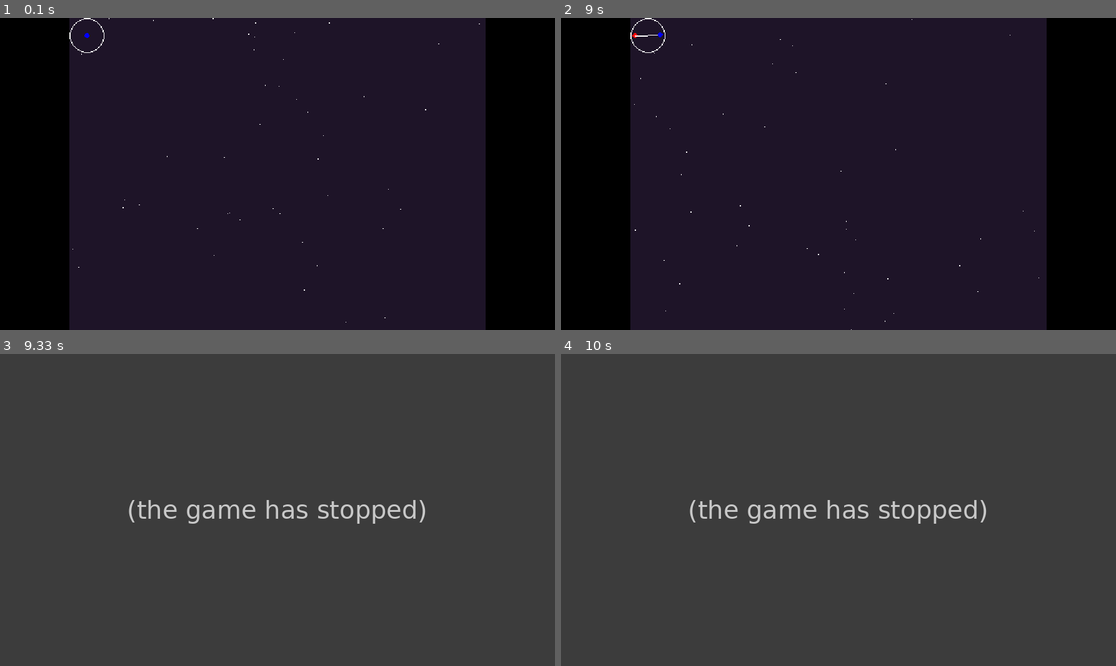
Above: before the commit, frames 1-4 (two rows, left to right).
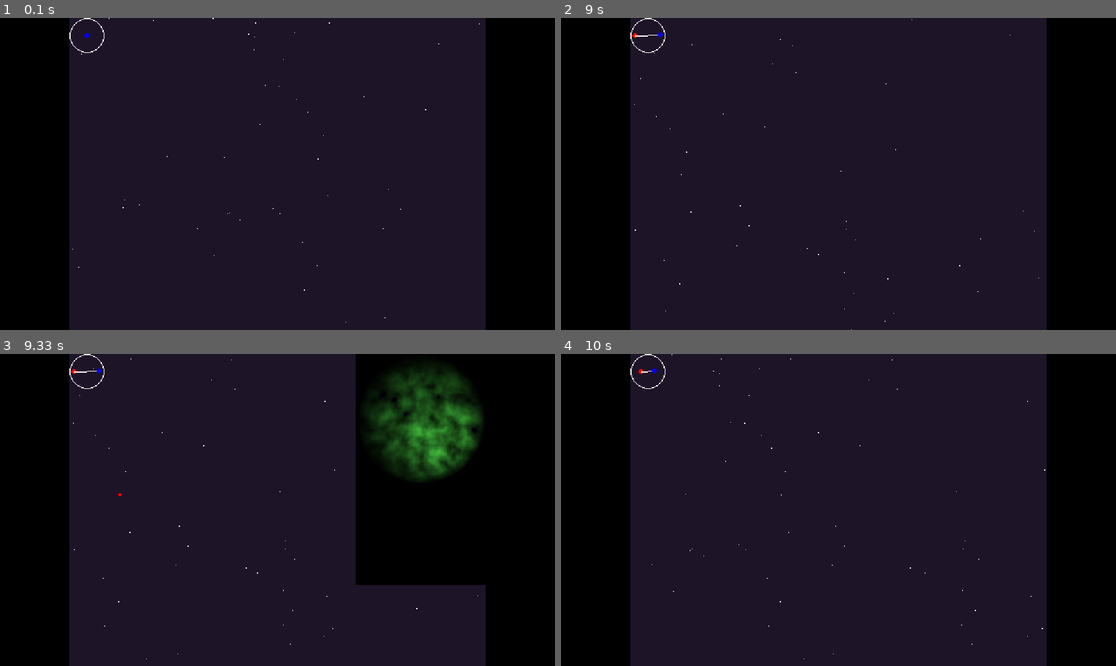
Above: after the commit, the same moments.

Repository: milktheinternet/pygameSummerJam2024
Game: pygame game, started from game.py
Two runs of this game, one before a commit and one after it. Both use one fixed random seed, a clock stepped at 60 frames per second and the inputs below.
Inputs (mouse positions are in pixels of both pictures, inside the frame that each line leads up to):
- Up to frame 1 (0.1 s): no input
- Up to frame 2 (9 s): hold D 0.33-0.8 s; move the mouse to (816, 186) at 0.37 s; hold W 0.83-1.13 s; move the mouse to (1016, 164) at 0.87 s; hold D 1.17-1.63 s; move the mouse to (705, 177) at 1.2 s; hold A 1.67-2.2 s; move the mouse to (666, 127) at 1.7 s; hold S 2.23-2.53 s; move the mouse to (921, 64) at 2.27 s; hold A 2.57-2.97 s; move the mouse to (905, 202) at 2.6 s; hold W 3-3.37 s; move the mouse to (849, 67) at 3.03 s; hold D 3.4-4.03 s; move the mouse to (638, 164) at 3.43 s; hold S 4.07-4.43 s; move the mouse to (844, 208) at 4.1 s; hold A 4.47-4.93 s; move the mouse to (821, 120) at 4.5 s; hold D 4.97-5.43 s; move the mouse to (982, 223) at 5 s; hold W 5.47-5.77 s; move the mouse to (749, 71) at 5.5 s; hold D 5.8-6.27 s; move the mouse to (982, 145) at 5.83 s; hold A 6.3-6.83 s; move the mouse to (627, 105) at 6.33 s; hold S 6.87-7.17 s; move the mouse to (1038, 149) at 6.9 s; hold A 7.2-7.6 s; move the mouse to (955, 117) at 7.23 s; hold W 7.63-8 s; move the mouse to (1032, 236) at 7.67 s; hold D 8.03-8.67 s; move the mouse to (672, 67) at 8.07 s; hold S from 8.7 s (still down); move the mouse to (866, 161) at 8.73 s
- Up to frame 3 (9.33 s): release S at 9.07 s; click (116, 491) at 9.15 s
- Up to frame 4 (10 s): hold A 9.43-9.9 s; click (716, 453) at 9.52 s; hold D from 9.93 s (still down); move the mouse to (755, 600) at 9.97 s

Frames 1-2 are identical in both runs. In frame 3, 100% of the frame differs, in the area x 0-100%, y 0-100%; in frame 4, 100%.
Error before the commit: TypeError: gen_planet() takes from 1 to 3 positional arguments but 4 were given (gamecard.py...; the game stopped at 9.15 s (later frames are placeholders)

Commit message:
updated planet generation

Diff:
--- a/game.py
+++ b/game.py
@@ -1,21 +1,24 @@
 import pygame as pg
+__import__('os').environ['PYGAME_HIDE_SUPPORT_PROMPT'] = 'TRUE'
+pg.init()
+
 from gamemath import *
 from gamedisplay import Display
 from gamecard import Card
-
-__import__('os').environ['PYGAME_HIDE_SUPPORT_PROMPT'] = 'TRUE'
-pg.init()
-
 
 class Star(Vector):
     def __init__(self):
         super().__init__()
         self.rendered_at = Vector()
 
-        self.MODE_NORMAL, self.MODE_HOVER, self.MODE_SELECT, self.MODE_ACTIVE = 'normal hover select active'.split()
+        self.MODE_NORMAL, self.MODE_HOVER, self.MODE_SELECT, self.MODE_ACTIVE, self.MODE_ZOOM_IN, self.MODE_ZOOM_OUT = \
+            'normal hover select active zoom-in zoom-out'.split()
         self.mode = self.MODE_NORMAL
 
         self.card = None
+
+        self.zoom_anim_time = 0
+        self.zoom_anim_duration = 0
 
     def random(self):
         self.x, self.y = (super().random() * tau).tuple
@@ -28,6 +31,7 @@
                 if game.click_inst:
                     self.mode = self.MODE_SELECT
                     game.selected_star = self
+                    game.click_inst = False
                 else:
                     self.mode = self.MODE_HOVER
             else:
@@ -43,16 +47,18 @@
         if 0 <= x < dis.res.x and 0 <= y < dis.res.y:
             if self.mode == self.MODE_SELECT:
                 if not self.card:
-                    self.card = Card(self)
+                    self.card = Card(game, self)
                 self.card.draw(game)
-                color = (255, 0, 0)
-                pg.draw.circle(srf, color, (x, y), 1)
-            else:
+                pg.draw.circle(srf, (255,0,0), (x, y), 2)
+            elif self.mode == self.MODE_NORMAL:
                 color = (255, 255, 255)
-                if self.mode == self.MODE_HOVER:
-                    color = (255, 0, 0)
-                    pg.draw.circle(srf, (255, 255, 255), (x, y), 5, 1)
                 srf.set_at((x, y), color)
+            elif self.mode == self.MODE_HOVER:
+                pg.draw.circle(srf, (255, 255, 255), (x, y), 5, 1)
+                srf.set_at((x, y), (255, 0, 0))
+            elif self.mode == self.MODE_ACTIVE:
+                srf.blit(self.card.planet)
+
 
 
 class Game:
@@ -143,7 +149,9 @@
 
     def render(self):
         self.srf.fill((30, 20, 40))
+
         self.draw_stars()
+
         self.draw_compass(Vector(20,20))
 
         for fun in self.after_render:
--- a/gamecard.py
+++ b/gamecard.py
@@ -2,24 +2,28 @@
 from random import random, randint, choice
 from gamemath import Vector
 from planet_img_gen import gen_planet
+import math
+
+font = pg.font.Font("assets/joystix monospace.otf", 10)
 
 def percent(n: float):
     return f'{round(n*100)}%'
 
 class Card:
-    def __init__(self, star):
+    def __init__(self, game, star):
         self.star = star
 
         self.name = "Earth"
         self.wet = random()
         self.temp = random()
+        self.wet = self.wet * 0.5 + self.wet * math.sin(self.temp*math.pi) * 0.5
 
         w = 150
         self.size = Vector(w, w*16//9)
         self.srf = pg.Surface(self.size.tuple)
 
-        self.image = gen_planet(Vector([self.size.x]*2), star, self.wet, self.temp)
-        self.srf.blit(self.image, (0,0))
+        self.planet = gen_planet(game, Vector([self.size.x]*2), star, self.wet, self.temp)
+        self.srf.blit(self.planet, (0,0))
 
         self.text = f'NAME:{self.name}\nWET:{percent(self.wet)}\nTEMP:{percent(self.temp)}'
         print(self.text)
--- /dev/null
+++ b/gameloading.py
@@ -0,0 +1,20 @@
+import pygame as pg
+from gamemath import Vector
+
+font = pg.font.Font("assets/joystix monospace.otf", 10)
+
+def show_progress(p, dis, msg="Loading..."):
+    bg = (0,0,0)
+    bar_color = (0, 255, 255)
+    size = round(dis.res/2)
+    pos: Vector = dis.res/4
+    pg.draw.rect(dis.srf, bg, (pos.x, pos.y, size.x, size.y))
+    bar_size = Vector(0.9*p, 0.1) * size
+    margin = size.x*0.05
+    bar_pos = pos + Vector(margin, size.y - bar_size.y - margin)
+    pg.draw.rect(dis.srf, bar_color, (bar_pos.x, bar_pos.y, bar_size.x, bar_size.y))
+
+    msgsrf = font.render(msg, True, (255,255,255), (0,0,0))
+    dis.srf.blit(msgsrf, (bar_pos.x, bar_pos.y - msgsrf.get_height()))
+
+    dis.update()
--- /dev/null
+++ b/perlin.py
@@ -0,0 +1,43 @@
+import numpy as np
+
+
+def lerp(a, b, x):
+    return a + x * (b - a)
+
+
+def fade(t):
+    return t * t * t * (t * (t * 6 - 15) + 10)
+
+
+def grad(hash, x, y):
+    h = hash & 15
+    u = x if h < 8 else y
+    v = y if h < 4 else x if h in {12, 14} else 0
+    return (u if h & 1 == 0 else -u) + (v if h & 2 == 0 else -v)
+
+
+def perlin(x, y, seed=None):
+    if seed is not None:
+        np.random.seed(seed)
+
+    p = np.arange(256, dtype=int)
+    np.random.shuffle(p)
+    p = np.stack([p, p]).flatten()
+
+    xi = int(x) & 255
+    yi = int(y) & 255
+
+    xf = x - int(x)
+    yf = y - int(y)
+
+    u = fade(xf)
+    v = fade(yf)
+
+    n00 = grad(p[p[xi] + yi], xf, yf)
+    n01 = grad(p[p[xi] + yi + 1], xf, yf - 1)
+    n10 = grad(p[p[xi + 1] + yi], xf - 1, yf)
+    n11 = grad(p[p[xi + 1] + yi + 1], xf - 1, yf - 1)
+
+    x1 = lerp(n00, n10, u)
+    x2 = lerp(n01, n11, u)
+    return lerp(x1, x2, v)
--- a/planet_img_gen.py
+++ b/planet_img_gen.py
@@ -1,11 +1,105 @@
 import pygame as pg
-from gamemath import Vector
+import numpy as np
+from gamemath import Vector  # Assuming this is a custom Vector class you have
+from perlin import perlin
+import math
+from gameloading import show_progress
 
 
-def gen_planet(size: Vector, humidity=1.0, temperature=0.5):
-    srf = pg.Surface(size.tuple)
+def make_shadow(radius: int):
+    srf = pg.Surface((radius * 2, radius * 2), pg.SRCALPHA)
+    for i in range(radius, 0, -1):
+        p = i / radius
+        alpha = int(p ** 2 * 255)
+        pos = Vector(radius * 1.5, radius * 1.5) - Vector(i, i) / 2
+        pg.draw.circle(srf, (0, 0, 0, alpha), round(pos).tuple, i)
+    return srf
+
+
+def gen_perlin_noise(size: Vector, scale=0.1, seed=None):
+    width, height = size.tuple
+    grid = np.zeros((width, height))
+
+    # Set the seed for reproducibility
+    rng = np.random.default_rng(seed)
+
+    cx, cy = (size/2).tuple
+    radius = cx
+    def dist(x, y):
+        return math.sqrt((x-cx)**2+(y-cy)**2)
+
+    # Generate Perlin-like noise using numpy
+    for x in range(width):
+        for y in range(height):
+            if dist(x, y) < radius:
+                grid[x][y] = perlin(x * scale, y * scale, seed)
+            else:
+                grid[x][y] = 0
+
+    return grid
+
+def interpolate_color(start_color, end_color, steps = 10):
+    return [
+        (
+            int(start_color[0] + (end_color[0] - start_color[0]) * i / (steps - 1)),
+            int(start_color[1] + (end_color[1] - start_color[1]) * i / (steps - 1)),
+            int(start_color[2] + (end_color[2] - start_color[2]) * i / (steps - 1)),
+        )
+        for i in range(steps)
+    ]
+
+COLD = (200, 150, 255)
+LUSH = (50, 220, 75)
+HOT = (255, 127, 0)
+LAND = interpolate_color(COLD, LUSH) + interpolate_color(LUSH, HOT)
+
+
+def list_float_idx(list_: list, idx: float):
+    return list_[int((len(list_)-1)*idx)]
+
+
+def gen_planet(game, size: Vector, star, wet=1.0, temperature=0.5):
+    srf = pg.Surface(size.tuple, pg.SRCALPHA)
     water = (0, 0, 255)
-    land = (200, 150, 100)
-    radius = size.x/2
-    pg.draw.circle(srf, water, (size/2).tuple, radius)
+    land = list_float_idx(LAND, temperature)
+    radius = int(size.x // 2)
+
+    # Generate and layer terrain noise
+    base_seed = int(star.x * 1000 + star.y)
+    noise_grid = np.zeros((size.x, size.y))
+    layers = 3  # Adjusted number of layers
+
+    for i in range(layers):
+        show_progress(i/layers, game.dis, msg="Scanning...")
+        scale = 0.05 * (2 ** i)  # Adjusted scale factor
+        weight = 0.5 ** i  # Weight for blending
+        noise_layer = gen_perlin_noise(size, scale, seed=base_seed + i)
+        noise_grid += weight * noise_layer
+
+    # Normalize noise values to [0, 1]
+    noise_grid = (noise_grid - np.min(noise_grid)) / (np.max(noise_grid) - np.min(noise_grid))
+
+    cx, cy = (size / 2).tuple
+    def dist(x, y):
+        return math.sqrt((x - cx) ** 2 + (y - cy) ** 2)
+
+    # Apply terrain colors based on noise values
+    for x in range(size.x):
+        for y in range(size.y):
+            if dist(x, y) > radius - 1:
+                srf.set_at((x, y), (0,0,0,0))
+                continue
+
+            elevation = noise_grid[x][y]
+
+            if elevation > wet:
+                color = [int(c*elevation) for c in land]
+            else:
+                color = [int(c*elevation) for c in water]
+            color.append(255)
+            srf.set_at((x, y), color)
+
+    # Apply shadow
+    srf.blit(make_shadow(radius), (0, 0))
+
     return srf
Binary file added: assets/joystix monospace.otf
